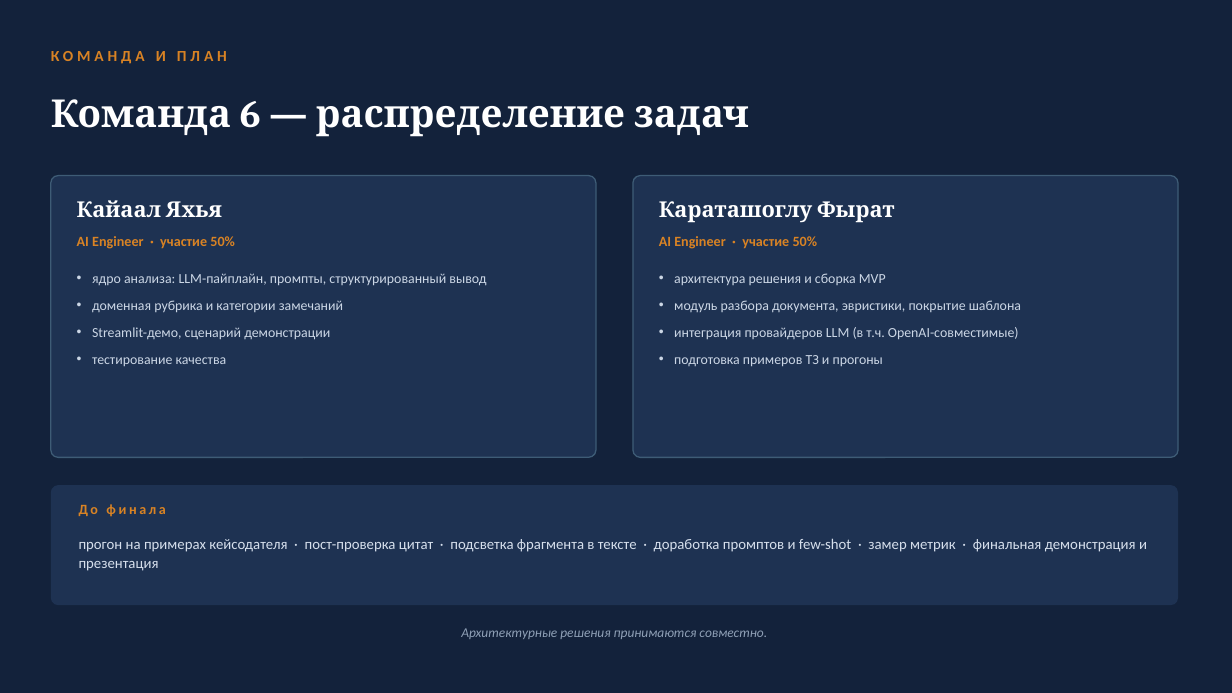
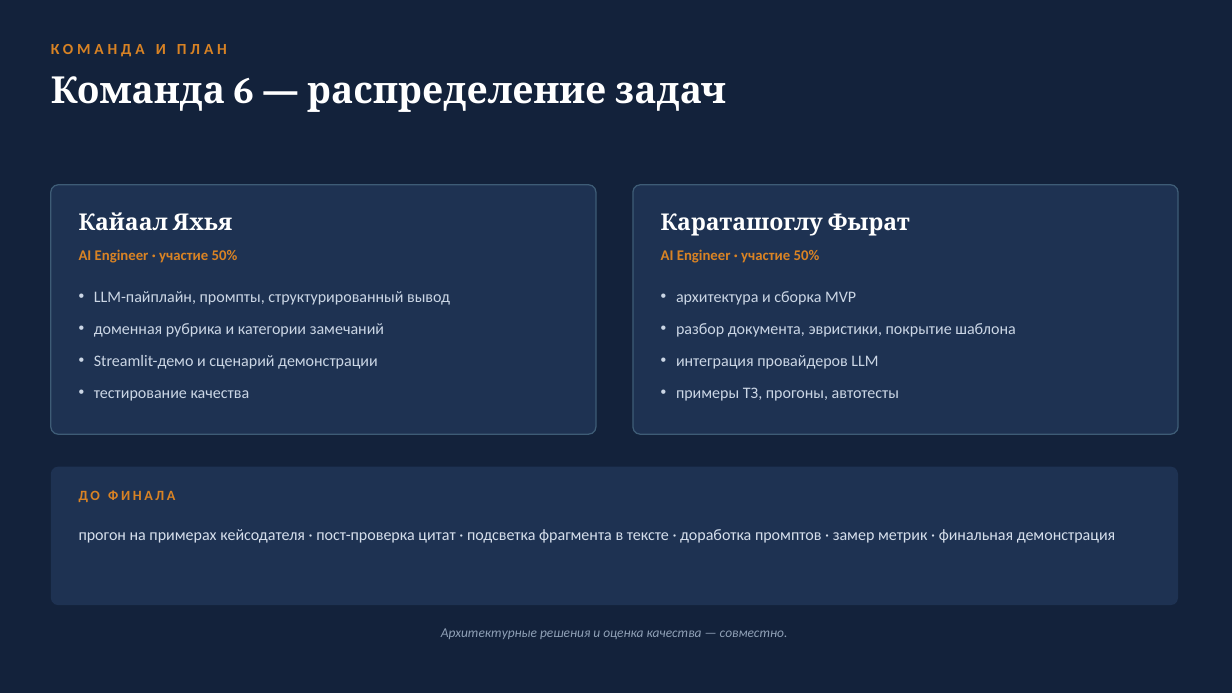
Before and after one commit to kayaal34/aitalenthub-hackathon, a slide deck: slide 9 of presentation/ТЗ-Ревьюер — промежуточная защита.pptx (slide 8 before the commit). Drawn at 1232x693 pixels with LibreOffice and Linux fonts; fonts in the diff are those of the drawing. Boxes give left, top, right and bottom in pixels: in the first picture for what was removed or moved away, otherwise in the second. Text is boxed around its words. In the diff, an @@ line names an element or a change of style, - is before the commit and + after.

```diff
--- a/presentation/ТЗ-Ревьюер — промежуточная защита.pptx
+++ b/presentation/ТЗ-Ревьюер — промежуточная защита.pptx
@@ text "КОМАНДА И ПЛАН" at [51, 44, 227, 57]: vertical alignment middle to top @@
@@ text "Команда 6 — распределение задач" at [51, 76, 726, 112]: size 30 to 29 pt; vertical alignment middle to top @@
@@ rounded rectangle: place and size @@
-rounded rectangle at [51, 176, 596, 457]
+rounded rectangle at [51, 185, 596, 434]
@@ text "Кайаал Яхья": place and size @@
-text "Кайаал Яхья" at [77, 200, 222, 217]
+text "Кайаал Яхья" at [79, 212, 232, 231]
@@ text "Кайаал Яхья" at [79, 212, 232, 231]: size 17 to 18 pt @@
@@ proportions changed in 3 elements at [51, 467, 1178, 605], [51, 185, 596, 434], [633, 185, 1178, 434] @@
@@ rounded rectangle: place and size @@
-rounded rectangle at [633, 176, 1178, 457]
+rounded rectangle at [633, 185, 1178, 434]
@@ text "Караташоглу Фырат" at [661, 213, 910, 235]: size 17 to 18 pt @@
@@ text "Караташоглу Фырат": place and size @@
-text "Караташоглу Фырат" at [659, 201, 895, 223]
+text "Караташоглу Фырат" at [661, 213, 910, 235]
@@ text "AI Engineer · участие 50%": place and size @@
-text "AI Engineer · участие 50%" at [77, 236, 235, 249]
+text "AI Engineer · участие 50%" at [79, 249, 238, 263]
@@ text "AI Engineer · участие 50%" at [79, 249, 238, 263]: size 11 to 11.5 pt @@
@@ text "AI Engineer · участие 50%" at [661, 249, 820, 263]: size 11 to 11.5 pt @@
@@ text "AI Engineer · участие 50%": place and size @@
-text "AI Engineer · участие 50%" at [659, 236, 818, 249]
+text "AI Engineer · участие 50%" at [661, 249, 820, 263]
@@ text "LLM-пайплайн, промпты, структурированный вывод": place and size @@
-text "LLM-пайплайн, промпты, структурированный вывод" at [92, 273, 486, 366]
+text "LLM-пайплайн, промпты, структурированный вывод" at [94, 291, 450, 401]
@@ text at [94, 291, 450, 305]: text changed; size 10.8 to 12.5 pt @@
-• ядро анализа: LLM-пайплайн, промпты, структурированный вывод
+• LLM-пайплайн, промпты, структурированный вывод
@@ text at [676, 291, 1015, 401]: text changed; size 10.8 to 12.5 pt @@
-• архитектура решения и сборка MVP
-• модуль разбора документа, эвристики, покрытие шаблона
-• интеграция провайдеров LLM (в т.ч. OpenAI-совместимые)
-• подготовка примеров ТЗ и прогоны
+• архитектура и сборка MVP
+• разбор документа, эвристики, покрытие шаблона
+• интеграция провайдеров LLM
+• примеры ТЗ, прогоны, автотесты
@@ text at [94, 323, 384, 401]: size 10.8 to 12.5 pt in "доменная рубрика и категории замечаний", "тестирование качества"; more space between paragraphs @@
@@ text at [94, 355, 378, 369]: text changed; size 10.8 to 12.5 pt @@
-• Streamlit-демо, сценарий демонстрации
+• Streamlit-демо и сценарий демонстрации
@@ rounded rectangle: place and size @@
-rounded rectangle at [51, 485, 1178, 605]
+rounded rectangle at [51, 467, 1178, 605]
@@ text at [79, 490, 175, 502]: text changed @@
-До финала
+ДО ФИНАЛА
@@ text at [79, 529, 1115, 543]: text changed; size 11.5 to 12.5 pt @@
-прогон на примерах кейсодателя · пост-проверка цитат · подсветка фрагмента в тексте · доработка промптов и few-shot · замер метрик · финальная демонстрация и презентация
+прогон на примерах кейсодателя · пост-проверка цитат · подсветка фрагмента в тексте · доработка промптов · замер метрик · финальная демонстрация
@@ text at [441, 628, 788, 639]: text changed @@
-Архитектурные решения принимаются совместно.
+Архитектурные решения и оценка качества — совместно.
```
Also in this commit, not shown: 7 other slides changed, 1 slide added, 14 other files.
